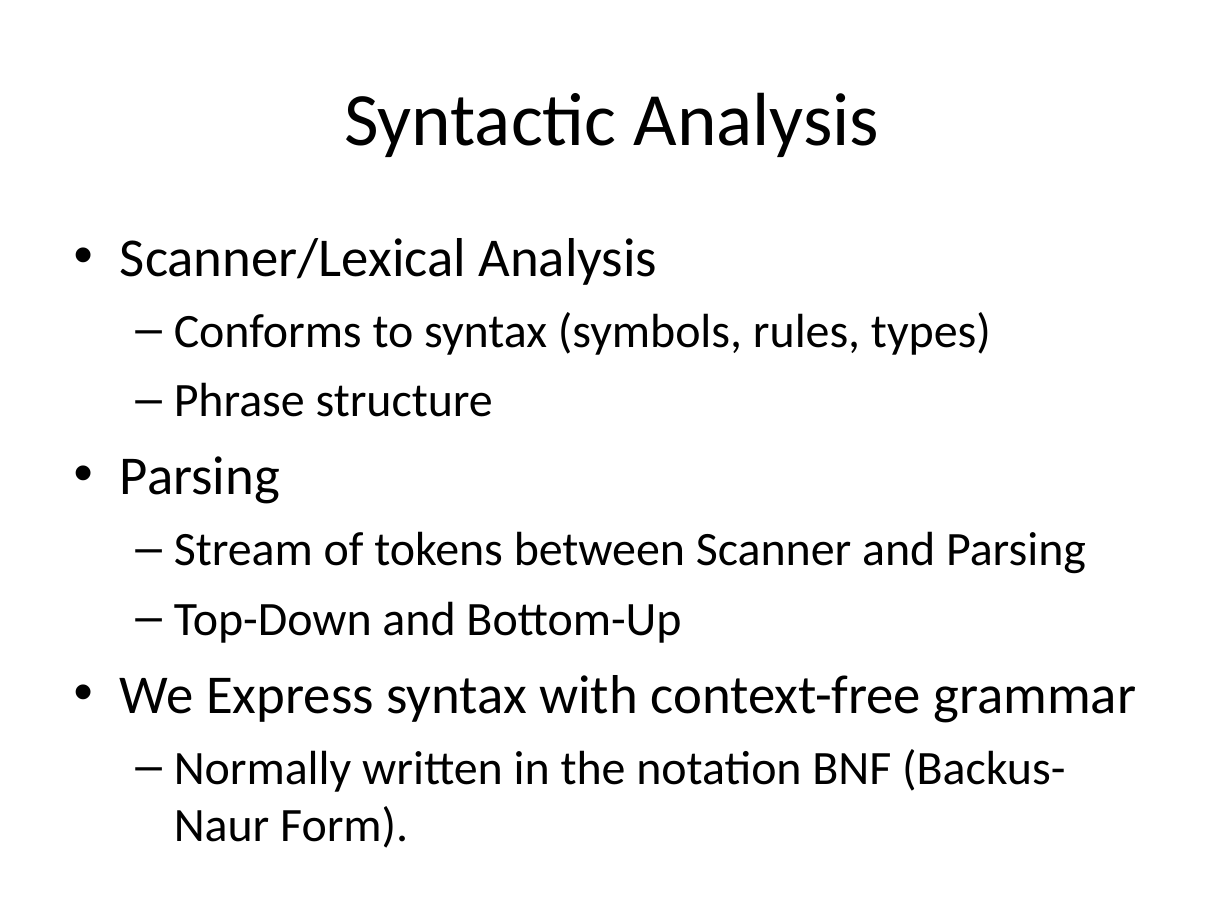
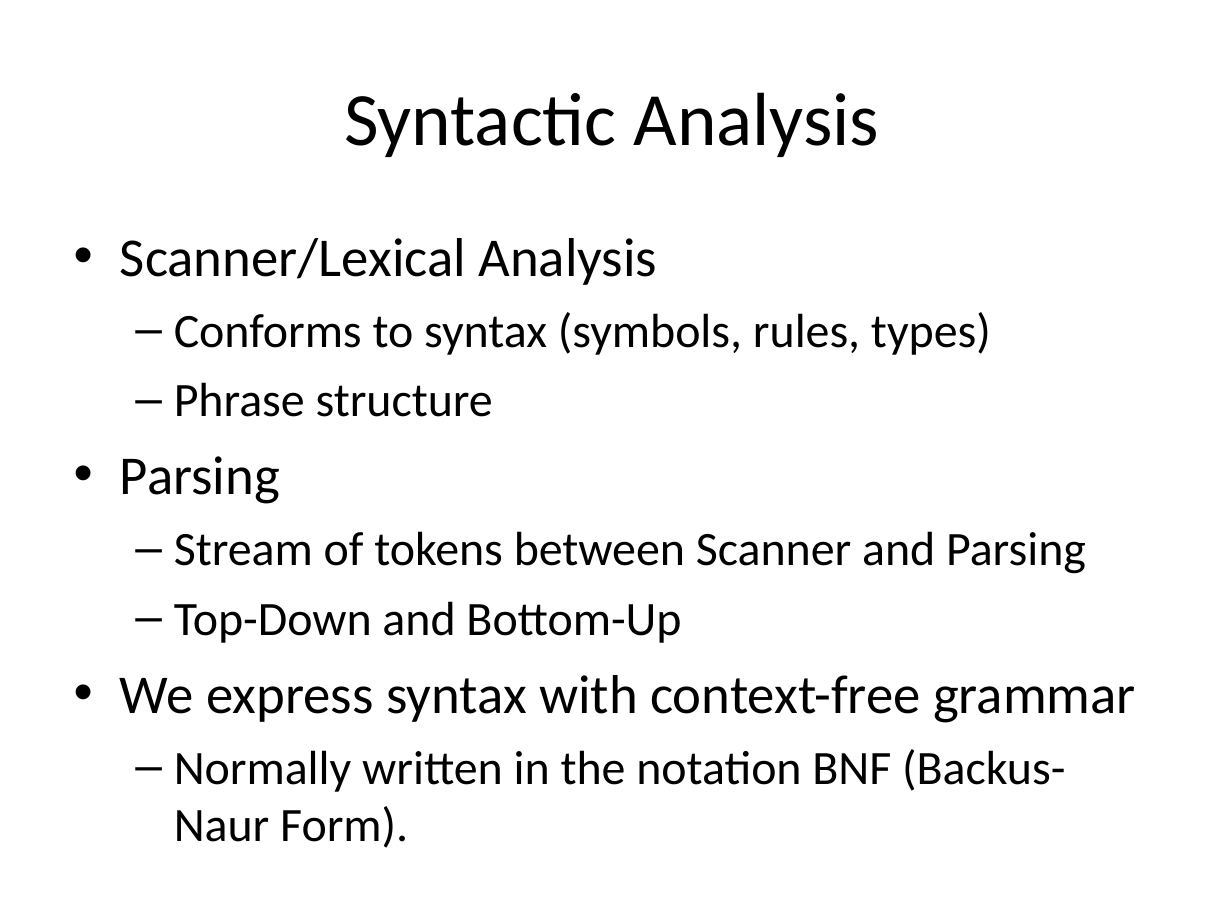
Before and after one commit to isurup/kalle-martin-group, a slide deck: slide 4 of SSE2/slides/1 Analysis.ppt. Drawn at 1232x924 pixels with LibreOffice and Linux fonts; fonts in the diff are those of the drawing. Boxes give left, top, right and bottom in pixels: in the first picture for what was removed or moved away, otherwise in the second. Text is boxed around its words. In the diff, an @@ line names an element or a change of style, - is before the commit and + after.

```diff
--- a/SSE2/slides/1 Analysis.ppt
+++ b/SSE2/slides/1 Analysis.ppt
@@ text at bbox=[120, 675, 1136, 723]: text changed @@
-• We Express syntax with context-free grammar
+• We express syntax with context-free grammar
```
